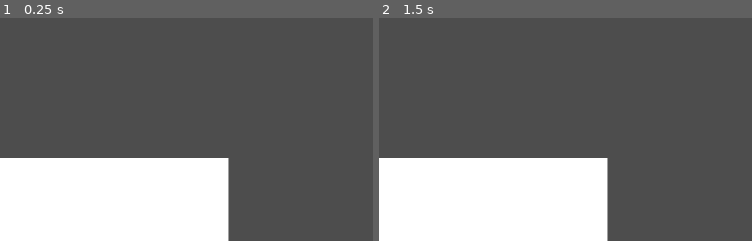
Above: before the commit, frames 1-2 (left to right).
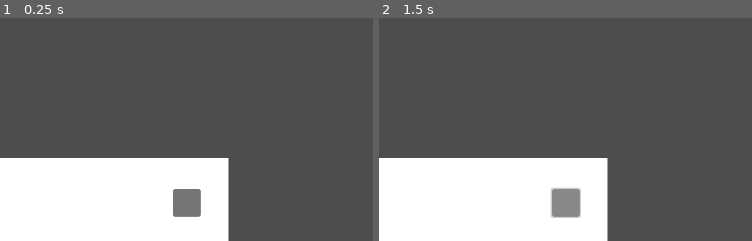
Above: after the commit, the same moments.

Repository: MooseGamerL/BananaPants
Game: Godot game, scene res://Scenes/main.tscn
Same seed, same stepped clock (60 frames per second), same inputs: the game is played once before the commit and once after it. Before the commit the project has no main scene; this scene is started directly in both runs.
Inputs (mouse positions are % of the whole screen's width and height, from its top left):
- Up to frame 1 (0.25 s): no input
- Up to frame 2 (1.5 s): click (74, 91) at 0.52 s; click (74, 91) at 1.27 s
The pictures show only the part of the screen within x 49-99%, y 50-100%; the shares and areas given below are measured in that part.

The runs differ from the first frame. In frame 1, 0.9% of the frame differs, in the area x 46-54%, y 76-90%; in frame 2, 1.1%, in the area x 46-55%, y 76-90%.

Commit message:
v1.72
fixed bug made patty on top of other ingredients

Diff:
--- a/Scenes/main.tscn
+++ b/Scenes/main.tscn
@@ -10,15 +10,15 @@
 
 [sub_resource type="RectangleShape2D" id="RectangleShape2D_8gbba"]
 
+[sub_resource type="RectangleShape2D" id="RectangleShape2D_21xkr"]
+
+[sub_resource type="RectangleShape2D" id="RectangleShape2D_6bp64"]
+
 [sub_resource type="RectangleShape2D" id="RectangleShape2D_bo1nx"]
 
 [sub_resource type="RectangleShape2D" id="RectangleShape2D_jjvhh"]
 
 [sub_resource type="RectangleShape2D" id="RectangleShape2D_kry3j"]
-
-[sub_resource type="RectangleShape2D" id="RectangleShape2D_21xkr"]
-
-[sub_resource type="RectangleShape2D" id="RectangleShape2D_6bp64"]
 
 [node name="Main" type="Node2D"]
 
@@ -58,6 +58,71 @@
 offset_right = 168.0
 offset_bottom = 645.0
 
+[node name="Bun Bin" type="ColorRect" parent="Bins"]
+layout_mode = 0
+offset_left = 17.0
+offset_top = 147.0
+offset_right = 130.0
+offset_bottom = 268.0
+color = Color(0.762355, 0.471963, 0.286197, 1)
+
+[node name="Cheese Bin" type="ColorRect" parent="Bins"]
+layout_mode = 0
+offset_left = 19.0
+offset_top = 277.0
+offset_right = 128.0
+offset_bottom = 385.0
+color = Color(1, 0.82143, 0.319012, 1)
+
+[node name="Pickle Bin" type="ColorRect" parent="Bins"]
+layout_mode = 0
+offset_left = 20.0
+offset_top = 394.0
+offset_right = 133.0
+offset_bottom = 495.0
+color = Color(0, 1, 0, 1)
+
+[node name="Pickle" type="Area2D" parent="Bins/Pickle Bin"]
+position = Vector2(58.545, 48.13)
+script = ExtResource("4_jjvhh")
+ingredient_name = "Pickle"
+
+[node name="CollisionShape2D" type="CollisionShape2D" parent="Bins/Pickle Bin/Pickle"]
+scale = Vector2(2, 2)
+shape = SubResource("RectangleShape2D_21xkr")
+
+[node name="ColorRect" type="ColorRect" parent="Bins/Pickle Bin/Pickle"]
+offset_left = -20.0
+offset_top = -20.0
+offset_right = 20.0
+offset_bottom = 20.0
+color = Color(0, 0.788235, 0, 1)
+
+[node name="Ketchup Bin" type="ColorRect" parent="Bins"]
+layout_mode = 0
+offset_left = 22.0
+offset_top = 506.0
+offset_right = 132.0
+offset_bottom = 613.0
+color = Color(0.923624, 0.166633, 0, 1)
+
+[node name="Ketchup" type="Area2D" parent="Bins/Ketchup Bin"]
+position = Vector2(52.93, 51.78)
+scale = Vector2(1.0051, 0.935247)
+script = ExtResource("4_jjvhh")
+ingredient_name = "Ketchup"
+
+[node name="CollisionShape2D" type="CollisionShape2D" parent="Bins/Ketchup Bin/Ketchup"]
+scale = Vector2(2, 2)
+shape = SubResource("RectangleShape2D_6bp64")
+
+[node name="ColorRect" type="ColorRect" parent="Bins/Ketchup Bin/Ketchup"]
+offset_left = -20.0
+offset_top = -20.0
+offset_right = 20.0
+offset_bottom = 20.0
+color = Color(1, 0, 0.113725, 1)
+
 [node name="Patty Bin" type="ColorRect" parent="Bins"]
 layout_mode = 0
 offset_left = 19.0
@@ -65,124 +130,6 @@
 offset_right = 132.0
 offset_bottom = 132.0
 color = Color(1, 0.132984, 0.218307, 1)
-
-[node name="Patty" type="Area2D" parent="Bins/Patty Bin"]
-position = Vector2(55, 60)
-script = ExtResource("1_jjgbg")
-
-[node name="Shape" type="CollisionShape2D" parent="Bins/Patty Bin/Patty"]
-z_index = 100
-scale = Vector2(2, 2)
-shape = SubResource("RectangleShape2D_bo1nx")
-
-[node name="CookTimer" type="Timer" parent="Bins/Patty Bin/Patty"]
-wait_time = 3.0
-autostart = true
-
-[node name="Visual" type="ColorRect" parent="Bins/Patty Bin/Patty"]
-z_index = 100
-offset_left = -20.0
-offset_top = -20.0
-offset_right = 20.0
-offset_bottom = 20.0
-color = Color(0.763202, 0, 0.133048, 1)
-
-[node name="Bun Bin" type="ColorRect" parent="Bins"]
-layout_mode = 0
-offset_left = 17.0
-offset_top = 147.0
-offset_right = 130.0
-offset_bottom = 268.0
-color = Color(0.762355, 0.471963, 0.286197, 1)
-
-[node name="Bun" type="Area2D" parent="Bins/Bun Bin"]
-position = Vector2(55, 55)
-scale = Vector2(2, 2)
-script = ExtResource("4_jjvhh")
-ingredient_name = "Bun"
-
-[node name="CollisionShape2D" type="CollisionShape2D" parent="Bins/Bun Bin/Bun"]
-shape = SubResource("RectangleShape2D_jjvhh")
-
-[node name="ColorRect" type="ColorRect" parent="Bins/Bun Bin/Bun"]
-offset_left = -10.0
-offset_top = -10.0
-offset_right = 10.0
-offset_bottom = 10.0
-color = Color(0.882353, 0.576471, 0.286275, 1)
-
-[node name="Cheese Bin" type="ColorRect" parent="Bins"]
-layout_mode = 0
-offset_left = 19.0
-offset_top = 277.0
-offset_right = 128.0
-offset_bottom = 385.0
-color = Color(1, 0.82143, 0.319012, 1)
-
-[node name="Cheese" type="Area2D" parent="Bins/Cheese Bin"]
-position = Vector2(52.415, 53.35)
-script = ExtResource("4_jjvhh")
-ingredient_name = "Cheese"
-
-[node name="CollisionShape2D" type="CollisionShape2D" parent="Bins/Cheese Bin/Cheese"]
-scale = Vector2(2, 2)
-shape = SubResource("RectangleShape2D_kry3j")
-
-[node name="ColorRect" type="ColorRect" parent="Bins/Cheese Bin/Cheese"]
-offset_left = -20.0
-offset_top = -20.0
-offset_right = 20.0
-offset_bottom = 20.0
-color = Color(1, 1, 0, 1)
-
-[node name="Pickle Bin" type="ColorRect" parent="Bins"]
-layout_mode = 0
-offset_left = 20.0
-offset_top = 394.0
-offset_right = 133.0
-offset_bottom = 495.0
-color = Color(0, 1, 0, 1)
-
-[node name="Pickle" type="Area2D" parent="Bins/Pickle Bin"]
-position = Vector2(58.545, 48.13)
-script = ExtResource("4_jjvhh")
-ingredient_name = "Pickle"
-
-[node name="CollisionShape2D" type="CollisionShape2D" parent="Bins/Pickle Bin/Pickle"]
-scale = Vector2(2, 2)
-shape = SubResource("RectangleShape2D_21xkr")
-
-[node name="ColorRect" type="ColorRect" parent="Bins/Pickle Bin/Pickle"]
-offset_left = -20.0
-offset_top = -20.0
-offset_right = 20.0
-offset_bottom = 20.0
-color = Color(0, 0.788235, 0, 1)
-
-[node name="Ketchup Bin" type="ColorRect" parent="Bins"]
-layout_mode = 0
-offset_left = 22.0
-offset_top = 506.0
-offset_right = 132.0
-offset_bottom = 613.0
-color = Color(0.923624, 0.166633, 0, 1)
-
-[node name="Ketchup" type="Area2D" parent="Bins/Ketchup Bin"]
-position = Vector2(52.93, 51.78)
-scale = Vector2(1.0051, 0.935247)
-script = ExtResource("4_jjvhh")
-ingredient_name = "Ketchup"
-
-[node name="CollisionShape2D" type="CollisionShape2D" parent="Bins/Ketchup Bin/Ketchup"]
-scale = Vector2(2, 2)
-shape = SubResource("RectangleShape2D_6bp64")
-
-[node name="ColorRect" type="ColorRect" parent="Bins/Ketchup Bin/Ketchup"]
-offset_left = -20.0
-offset_top = -20.0
-offset_right = 20.0
-offset_bottom = 20.0
-color = Color(1, 0, 0.113725, 1)
 
 [node name="Counter" type="ColorRect" parent="."]
 offset_left = 351.0
@@ -207,3 +154,60 @@
 offset_right = 806.0
 offset_bottom = 184.0
 color = Color(0.381703, 0.381703, 0.381703, 1)
+
+[node name="Serve Button" type="Button" parent="."]
+offset_left = 780.0
+offset_top = 573.0
+offset_right = 820.0
+offset_bottom = 613.0
+
+[node name="Patty" type="Area2D" parent="."]
+position = Vector2(85, 92)
+script = ExtResource("1_jjgbg")
+
+[node name="Shape" type="CollisionShape2D" parent="Patty"]
+scale = Vector2(2, 2)
+shape = SubResource("RectangleShape2D_bo1nx")
+
+[node name="CookTimer" type="Timer" parent="Patty"]
+wait_time = 3.0
+autostart = true
+
+[node name="Visual" type="ColorRect" parent="Patty"]
+offset_left = -20.0
+offset_top = -20.0
+offset_right = 20.0
+offset_bottom = 20.0
+color = Color(0.763202, 0, 0.133048, 1)
+
+[node name="Bun" type="Area2D" parent="."]
+position = Vector2(83, 214)
+scale = Vector2(2, 2)
+script = ExtResource("4_jjvhh")
+ingredient_name = "Bun"
+
+[node name="CollisionShape2D" type="CollisionShape2D" parent="Bun"]
+shape = SubResource("RectangleShape2D_jjvhh")
+
+[node name="ColorRect" type="ColorRect" parent="Bun"]
+offset_left = -10.0
+offset_top = -10.0
+offset_right = 10.0
+offset_bottom = 10.0
+color = Color(0.882353, 0.576471, 0.286275, 1)
+
+[node name="Cheese" type="Area2D" parent="."]
+position = Vector2(82.415, 342.35)
+script = ExtResource("4_jjvhh")
+ingredient_name = "Cheese"
+
+[node name="CollisionShape2D" type="CollisionShape2D" parent="Cheese"]
+scale = Vector2(2, 2)
+shape = SubResource("RectangleShape2D_kry3j")
+
+[node name="ColorRect" type="ColorRect" parent="Cheese"]
+offset_left = -20.0
+offset_top = -20.0
+offset_right = 20.0
+offset_bottom = 20.0
+color = Color(1, 1, 0, 1)
--- a/Scripts/Draggable.gd
+++ b/Scripts/Draggable.gd
@@ -36,6 +36,7 @@
 		elif not event.pressed and pressed:
 			if dragging:
 				dragging = false
+				print("Set z-index 0")
 				z_index = 0
 				_drop()
 			else:
@@ -62,15 +63,20 @@
 	global_position = home
 
 func join_plate(_plate: Plate) -> void:
-	if _plate != plate:
+	print("join_plate")
+	if plate != _plate:
 		leave_plate()
 		plate = _plate
-		_plate.add(self)
+	_plate.add(self)
 
 func leave_plate() -> void:
 	if plate:
 		plate.remove(self)
 		plate = null
+
+func on_dropped_on_zone(_dropped: DropZone) -> void:
+	if _dropped is Plate:
+		join_plate(_dropped)
 
 func item_name() -> String:
 	return name
@@ -78,5 +84,4 @@
 func ready_extra() -> void: pass
 func on_drag_started() -> void: pass
 func on_clicked() -> void: pass
-func on_dropped_on_zone(_dropped: DropZone) -> void: pass
 func on_dropped_outside() -> void: pass
--- a/Scripts/Patty.gd
+++ b/Scripts/Patty.gd
@@ -55,6 +55,7 @@
 			on_grill = false
 			_print_state("rubbish")
 		DropZone.Type.PLATE:
+			print("patty drop on plate")
 			join_plate(dropped)
 			on_grill = false
 		_:
--- a/Scripts/Plate.gd
+++ b/Scripts/Plate.gd
@@ -5,15 +5,19 @@
 var next_z := 1
 
 func add(_item: Draggable) -> void:
+	print("add 2 plate")
 	if not items.has(_item):
 		items.append(_item)
+	print("set z-index: %d " % [next_z])
 	_item.z_index = next_z
+	print(_item.z_index, " ", _item.item_name())
 	next_z += 1
 	log_items()
 
 func remove(_item: Draggable) -> void:
 	if items.has(_item):
 		items.erase(_item)
+		print("Setting z-index 0")
 		_item.z_index = 0
 		log_items()
 
--- a/project.godot
+++ b/project.godot
@@ -11,5 +11,6 @@
 [application]
 
 config/name="I'm Cooked"
+run/main_scene="uid://cd78picbchuph"
 config/features=PackedStringArray("4.4", "Forward Plus")
 config/icon="res://icon.svg"
